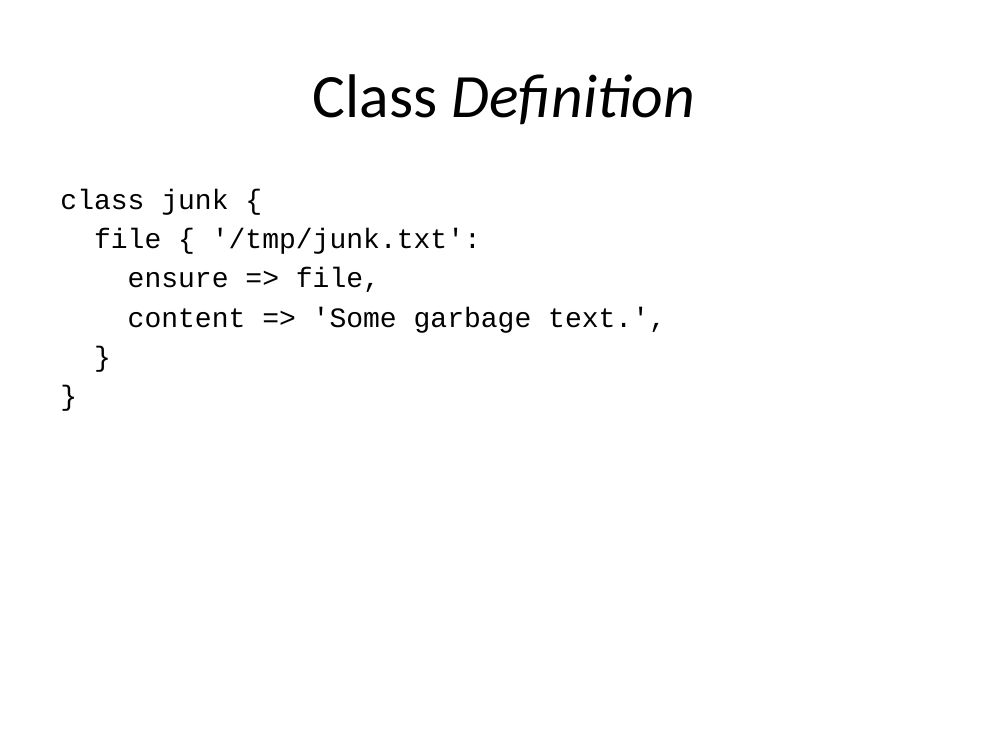
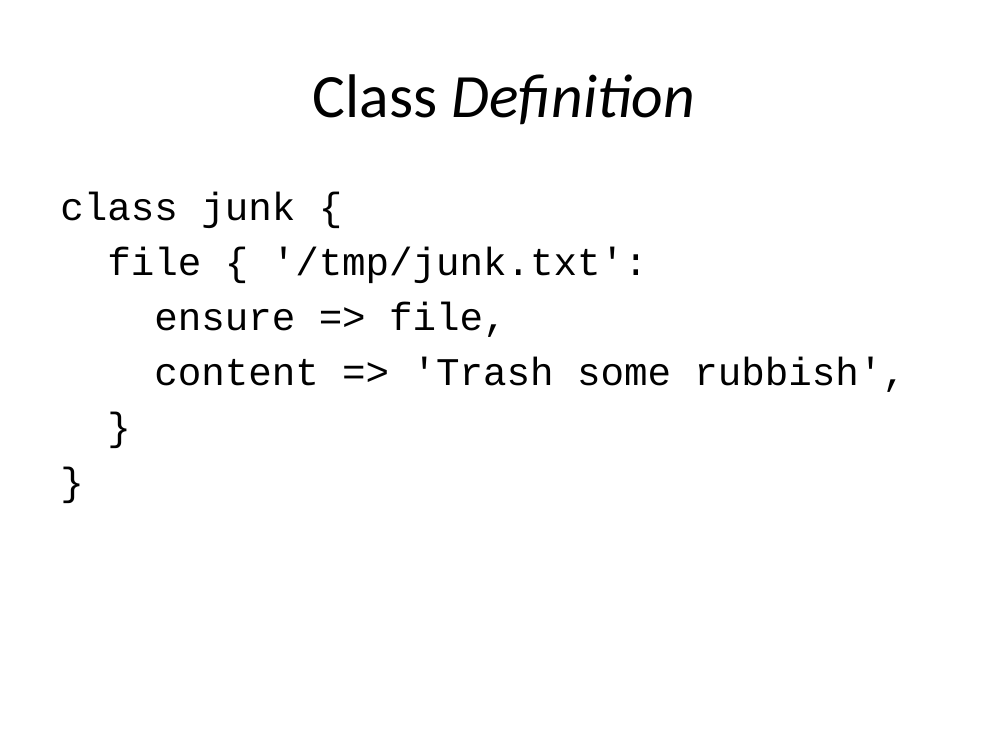
Before and after one commit to andeemarks/xconf-sydney-2014-workshops, a slide deck: slide 12 of 01-provision/xconf-sydney-2014-provision.pptx. Drawn at 1008x756 pixels with LibreOffice and Linux fonts; fonts in the diff are those of the drawing. Boxes give left, top, right and bottom in pixels: in the first picture for what was removed or moved away, otherwise in the second. Text is boxed around its words. In the diff, an @@ line names an element or a change of style, - is before the commit and + after.

```diff
--- a/01-provision/xconf-sydney-2014-provision.pptx
+++ b/01-provision/xconf-sydney-2014-provision.pptx
@@ text at [60,192,648,337]: size 20 to 28 pt in "class junk {", "file { '/tmp/junk.txt':", "ensure => file,", "}" and 1 more places; more space between paragraphs @@
@@ text at [154,357,905,392]: text changed; size 20 to 28 pt @@
-content => 'Some garbage text.',
+content => 'Trash some rubbish',
```
Also in this commit, not shown: 4 other slides changed, 10 slides added.
